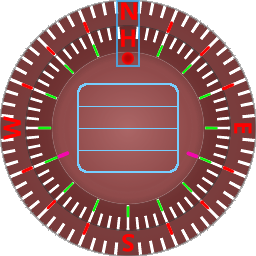
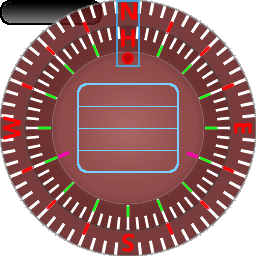
The second 256×256 image is a revision of the first. Changes to its layers:
added layer "clock" above "BackDrop Group" over [0, 0, 102, 25]
